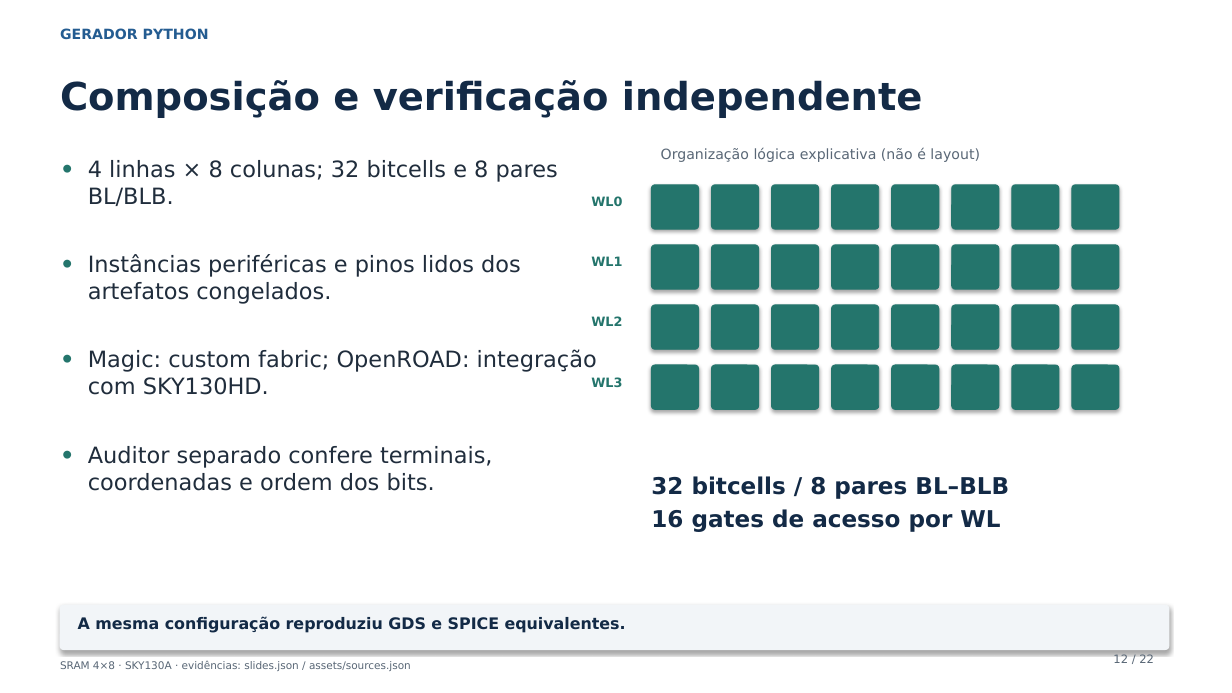
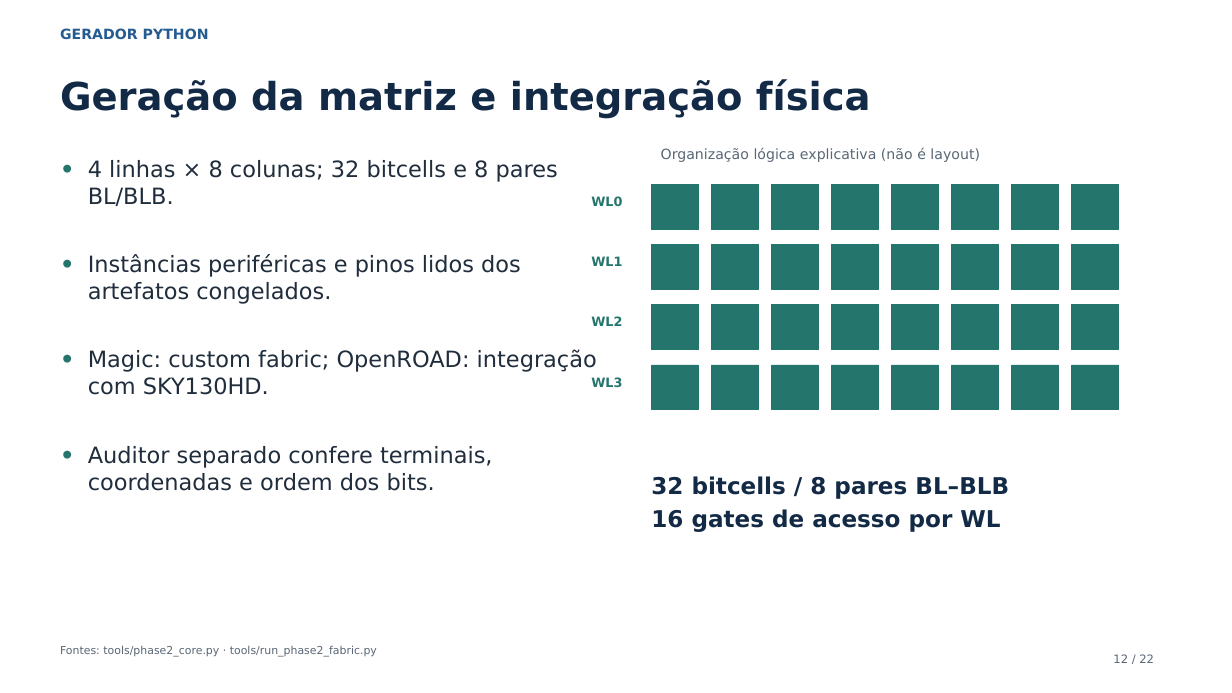
Before and after one commit to leofernandesc/Open-source-sram-memory-compiler, a slide deck: slide 12 of presentations/phase2/phase2_technical_review.pptx. Drawn at 1232x693 pixels with LibreOffice and Linux fonts; fonts in the diff are those of the drawing. Boxes give left, top, right and bottom in pixels: in the first picture for what was removed or moved away, otherwise in the second. Text is boxed around its words. In the diff, an @@ line names an element or a change of style, - is before the commit and + after.

Commit message:
docs(phase2): use descriptive academic presentation wording

```diff
--- a/presentations/phase2/phase2_technical_review.pptx
+++ b/presentations/phase2/phase2_technical_review.pptx
@@ text at <box>60,79,871,119</box>: text changed @@
-Composição e verificação independente
+Geração da matriz e integração física
@@ rounded rectangle to rectangle; shadow off in 32 elements at <box>652,185,699,229</box>, <box>712,185,759,229</box>, <box>772,185,819,229</box>, <box>832,185,879,229</box>, <box>892,185,939,229</box>, <box>952,185,999,229</box>, <box>1012,185,1059,229</box>, <box>1072,185,1119,229</box>, <box>652,245,699,289</box>, <box>712,245,759,289</box>, <box>772,245,819,289</box>, <box>832,245,879,289</box>, <box>892,245,939,289</box>, <box>952,245,999,289</box>, <box>1012,245,1059,289</box>, <box>1072,245,1119,289</box>, <box>652,305,699,349</box>, <box>712,305,759,349</box>, <box>772,305,819,349</box>, <box>832,305,879,349</box>, <box>892,305,939,349</box>, <box>952,305,999,349</box>, <box>1012,305,1059,349</box>, <box>1072,305,1119,349</box>, <box>652,365,699,409</box>, <box>712,365,759,409</box>, <box>772,365,819,409</box>, <box>832,365,879,409</box>, <box>892,365,939,409</box>, <box>952,365,999,409</box>, <box>1012,365,1059,409</box>, <box>1072,365,1119,409</box> @@
@@ rounded rectangle removed at <box>60,605,1169,650</box> @@
@@ text removed at <box>78,616,626,633</box> @@
-A mesma configuração reproduziu GDS e SPICE equivalentes.
@@ text added at <box>60,646,377,657</box>, 8.5 pt, text #596776 @@
+Fontes: tools/phase2_core.py · tools/run_phase2_fabric.py
@@ text removed at <box>60,661,411,671</box> @@
-SRAM 4×8 · SKY130A · evidências: slides.json / assets/sources.json
```
Also in this commit, not shown: 21 other slides changed, 9 other files.
